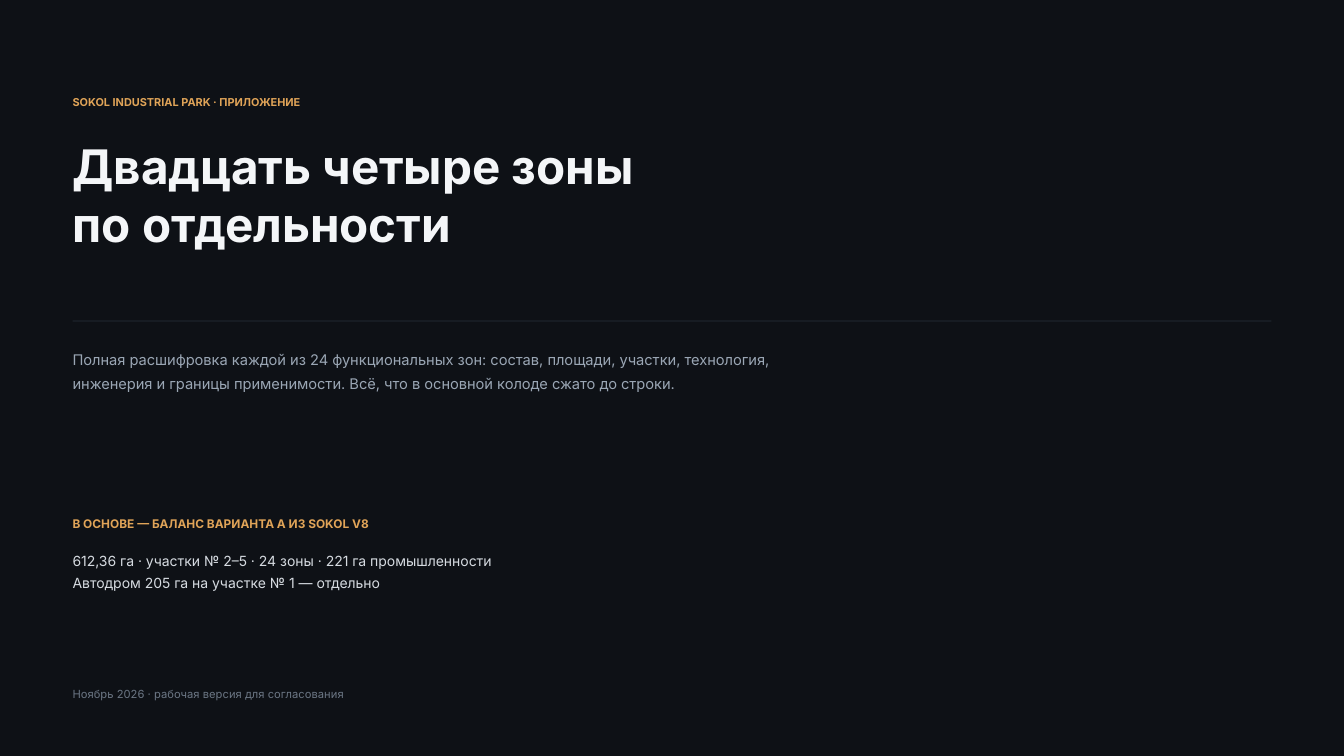
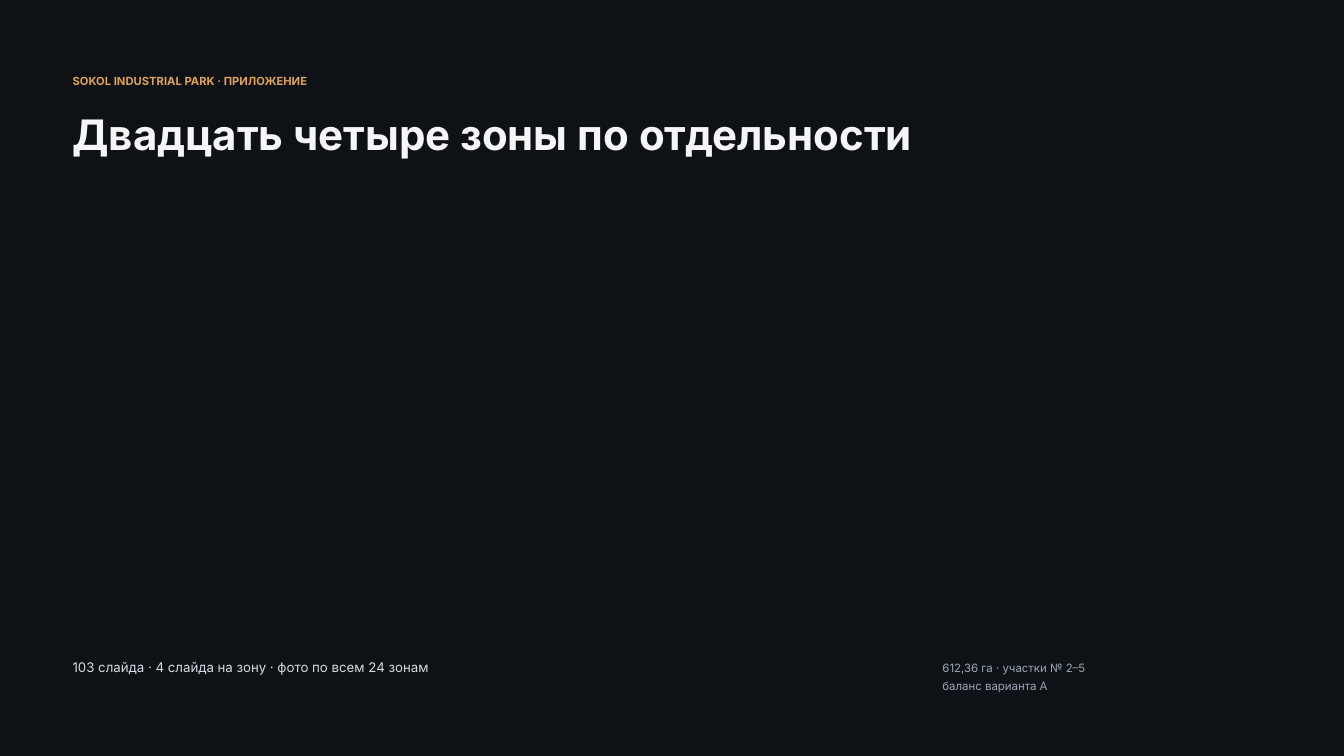
Before and after one commit to q984q/pr123, a slide deck: slide 1 of Sokol_приложение_зоны_v2.pptx. Drawn at 1344x756 pixels with LibreOffice and Linux fonts; fonts in the diff are those of the drawing; background and template pictures are left out; a plain dark background stands for a picture behind light text. Boxes give left, top, right and bottom in pixels: in the first picture for what was removed or moved away, otherwise in the second. Text is boxed around its words. In the diff, an @@ line names an element or a change of style, - is before the commit and + after.

Commit message:
Фото, партия 2: все 24 зоны с фото + кадры жизни в парке

```diff
--- a/Sokol_приложение_зоны_v2.pptx
+++ b/Sokol_приложение_зоны_v2.pptx
@@ background #FFFFFF to picture (left out) @@
@@ rectangle added at (x1=0, y1=0, x2=1344, y2=232), fill #0E1116 @@
@@ text "SOKOL INDUSTRIAL PARK · ПРИЛОЖЕНИЕ" moved from (x1=73, y1=98, x2=300, y2=106) to (x1=73, y1=76, x2=307, y2=85) @@
@@ text "SOKOL INDUSTRIAL PARK · ПРИЛОЖЕНИЕ" at (x1=73, y1=76, x2=307, y2=85): size 7.8 to 8 pt; line spacing 1 to 1.15 @@
@@ text at (x1=73, y1=119, x2=912, y2=159): text changed; size 34 to 30 pt @@
-Двадцать четыре зоны
-по отдельности
+Двадцать четыре зоны по отдельности
@@ text removed at (x1=73, y1=354, x2=770, y2=392) @@
-Полная расшифровка каждой из 24 функциональных зон: состав, площади, участки, технология, инженерия и границы применимости. Всё, что в основной колоде сжато до строки.
@@ text removed at (x1=73, y1=518, x2=369, y2=531) @@
-В ОСНОВЕ — БАЛАНС ВАРИАНТА А ИЗ SOKOL V8
@@ text removed at (x1=73, y1=555, x2=492, y2=591) @@
-612,36 га · участки № 2–5 · 24 зоны · 221 га промышленности
-Автодром 205 га на участке № 1 — отдельно
@@ rectangle added at (x1=0, y1=635, x2=1344, y2=756), fill #0E1116 @@
@@ text added at (x1=73, y1=662, x2=429, y2=675), 9.5 pt, text #D6DBE1 @@
+103 слайда · 4 слайда на зону · фото по всем 24 зонам
@@ text added at (x1=942, y1=663, x2=1085, y2=692), 8.2 pt, text #9AA6B4 @@
+612,36 га · участки № 2–5
+баланс варианта А
@@ text removed at (x1=73, y1=690, x2=344, y2=700) @@
-Ноябрь 2026 · рабочая версия для согласования
```
Also in this commit, not shown: 10 other slides changed, 12 other files.
